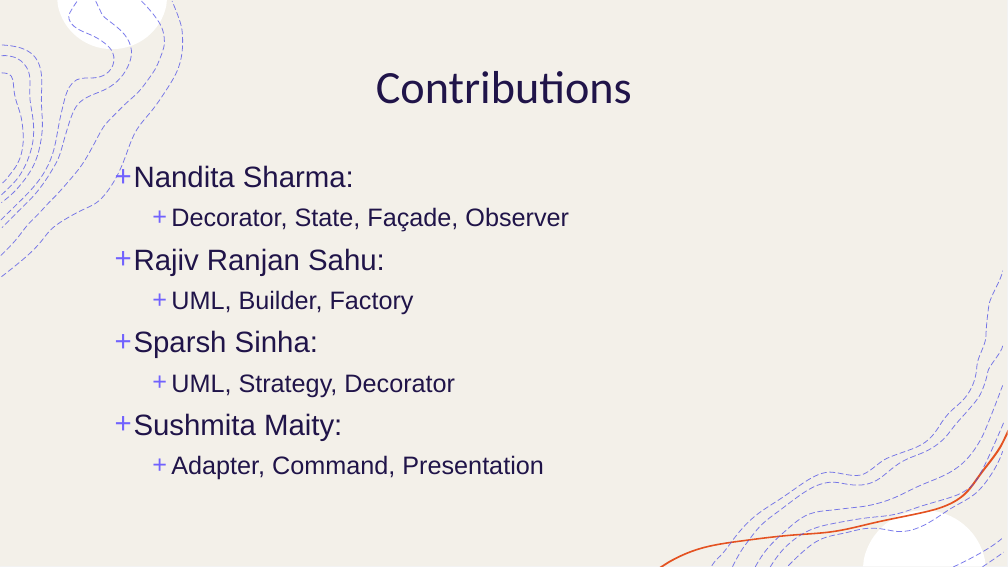
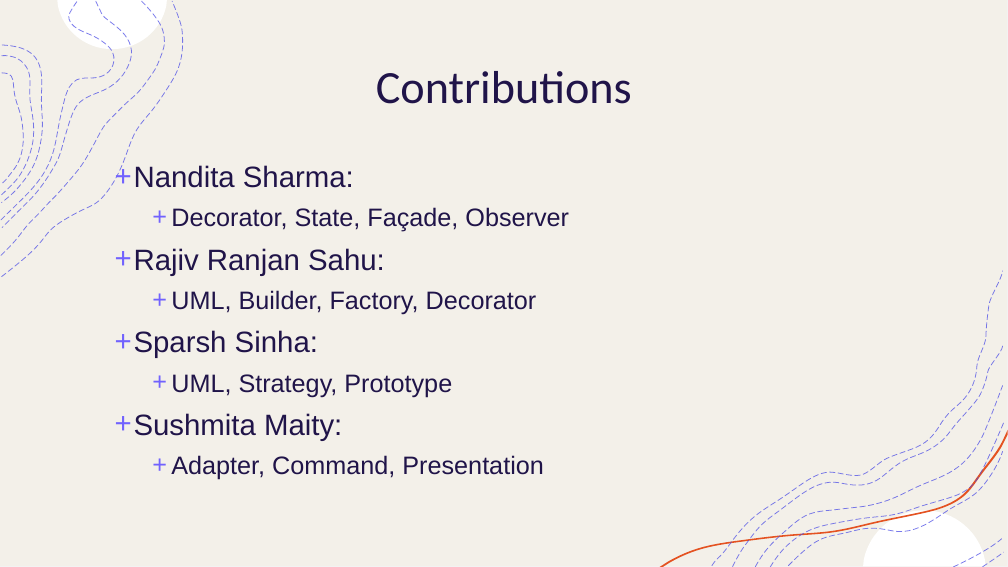
Before and after one commit to rajivranjan7/RideNow, a slide deck: slide 5 of Ridenow_Presentation.pptx. Drawn at 1008x567 pixels with LibreOffice and Linux fonts; fonts in the diff are those of the drawing. Boxes give left, top, right and bottom in pixels: in the first picture for what was removed or moved away, otherwise in the second. Text is boxed around its words. In the diff, an @@ line names an element or a change of style, - is before the commit and + after.

```diff
--- a/Ridenow_Presentation.pptx
+++ b/Ridenow_Presentation.pptx
@@ text at <box>171,290,537,315</box>: text changed @@
-    + UML, Builder, Factory
+    + UML, Builder, Factory, Decorator
@@ text at <box>171,374,452,397</box>: text changed @@
-    + UML, Strategy, Decorator
+    + UML, Strategy, Prototype
```
Also in this commit, not shown: 2 other slides changed.
